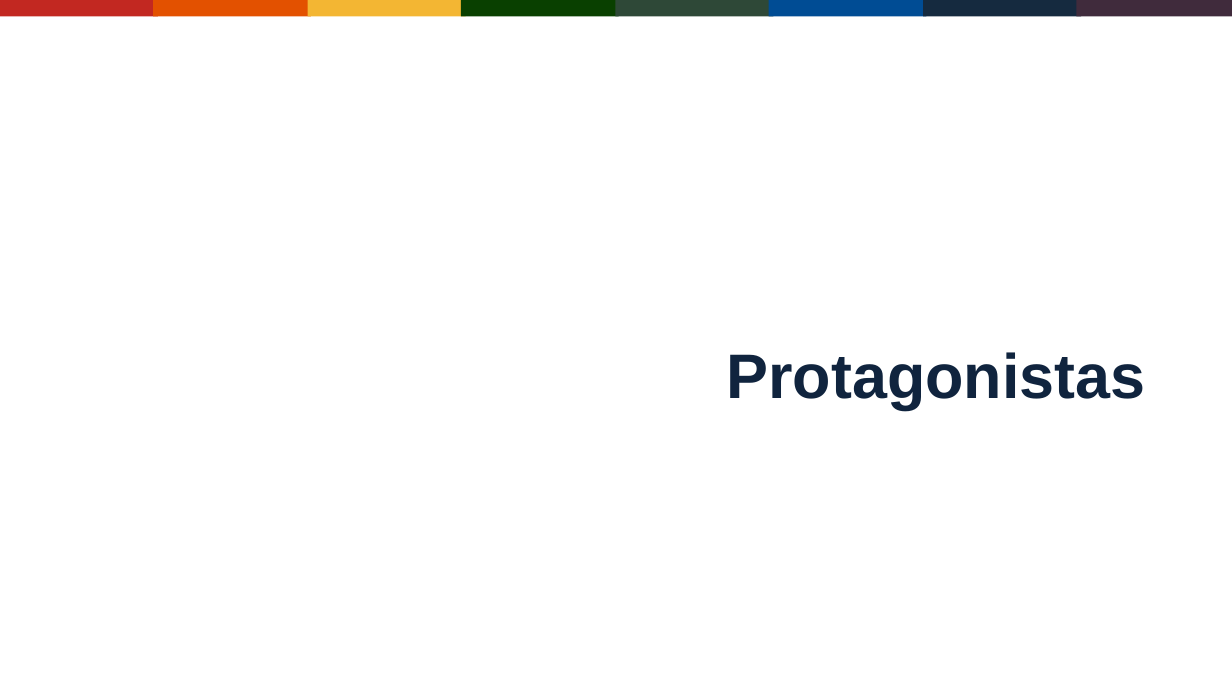
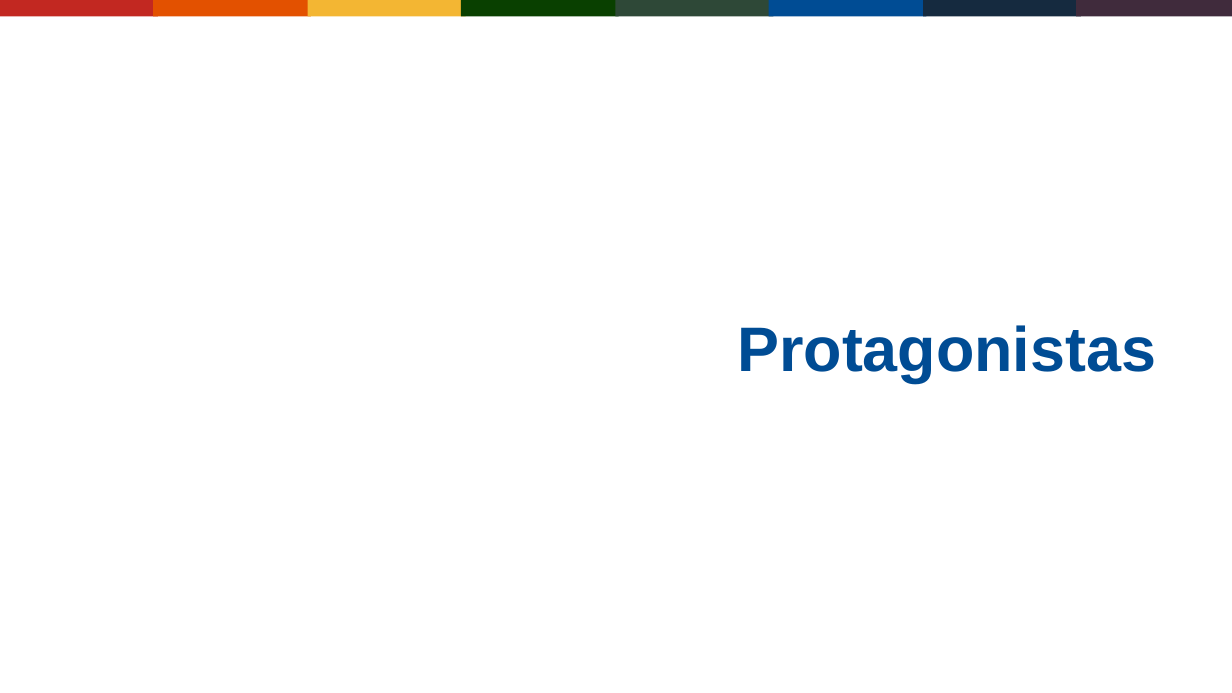
Before and after one commit to Gabrielgps25/meetup-kotlin-java-differences-features, a slide deck: slide 5 of buscando-interoperabilidade-entre-java-jvm-kotlin.odp. Drawn at 1232x693 pixels with LibreOffice and Linux fonts; fonts in the diff are those of the drawing; background and template pictures are left out. Boxes give left, top, right and bottom in pixels: in the first picture for what was removed or moved away, otherwise in the second. Text is boxed around its words. In the diff, an @@ line names an element or a change of style, - is before the commit and + after.

```diff
--- a/buscando-interoperabilidade-entre-java-jvm-kotlin.odp
+++ b/buscando-interoperabilidade-entre-java-jvm-kotlin.odp
@@ title "Protagonistas": place and size @@
-title "Protagonistas" at [727,352,1146,410]
+title "Protagonistas" at [737,325,1156,383]
@@ title "Protagonistas" at [737,325,1156,383]: text colour #10243E to #004C94 @@
```
Also in this commit, not shown: 21 other slides changed.
